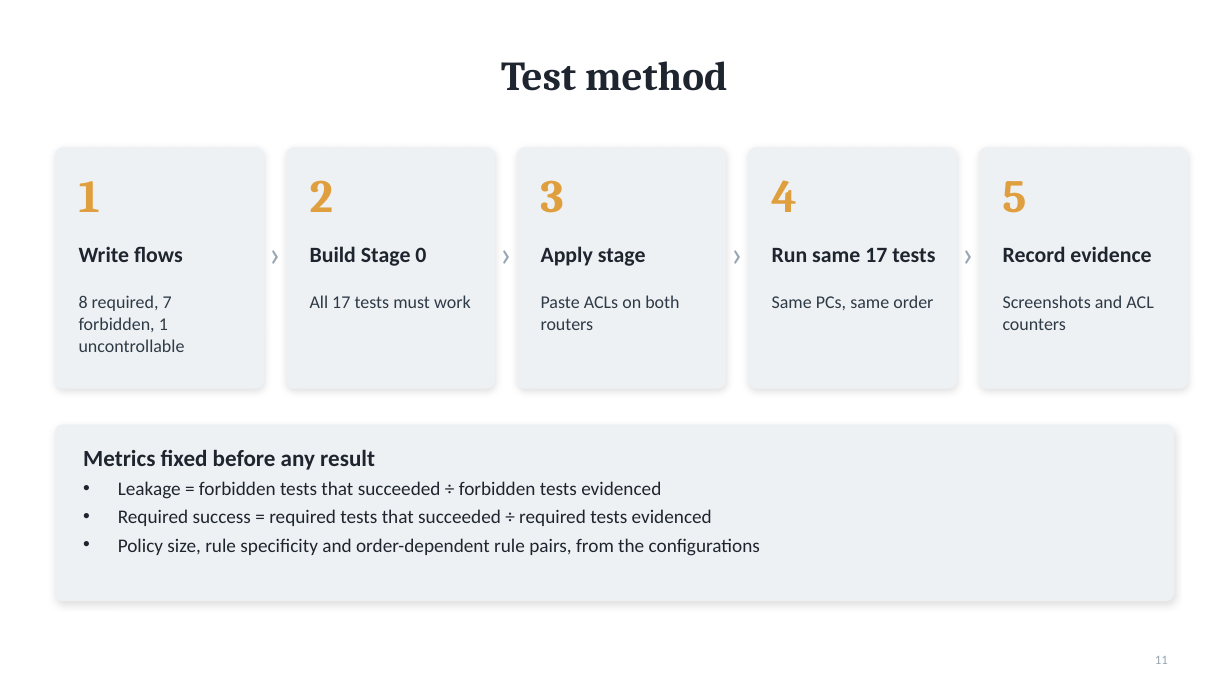
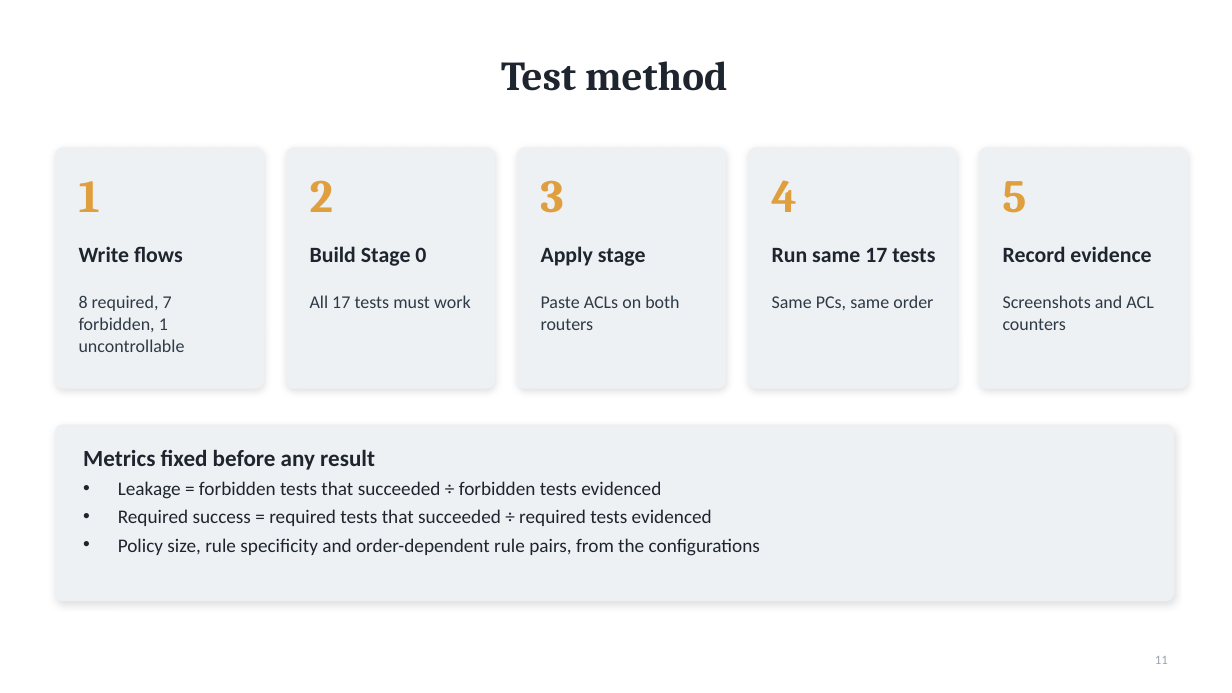
Before and after one commit to darshanpvt007-afk/firewall-policy-complexity-case-study, a slide deck: slide 11 of report/case-study-presentation.pptx. Drawn at 1232x693 pixels with LibreOffice and Linux fonts; fonts in the diff are those of the drawing; background and template pictures are left out. Boxes give left, top, right and bottom in pixels: in the first picture for what was removed or moved away, otherwise in the second. Text is boxed around its words. In the diff, an @@ line names an element or a change of style, - is before the commit and + after.

```diff
--- a/report/case-study-presentation.pptx
+++ b/report/case-study-presentation.pptx
@@ text removed at (263,231,287,287) @@
-›
@@ text removed at (494,231,518,287) @@
-›
@@ text removed at (726,231,749,287) @@
-›
@@ text removed at (957,231,980,287) @@
-›
```
Also in this commit, not shown: 10 other slides changed, 2 other files.
